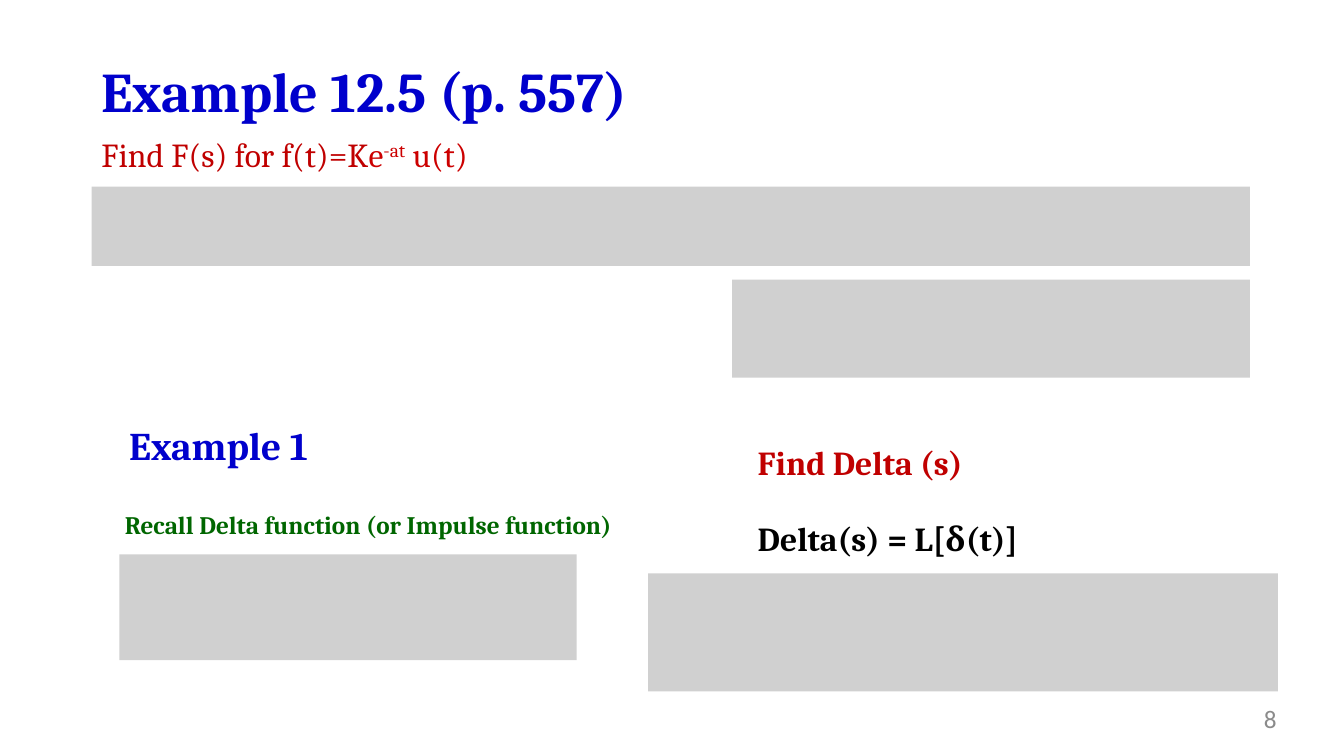
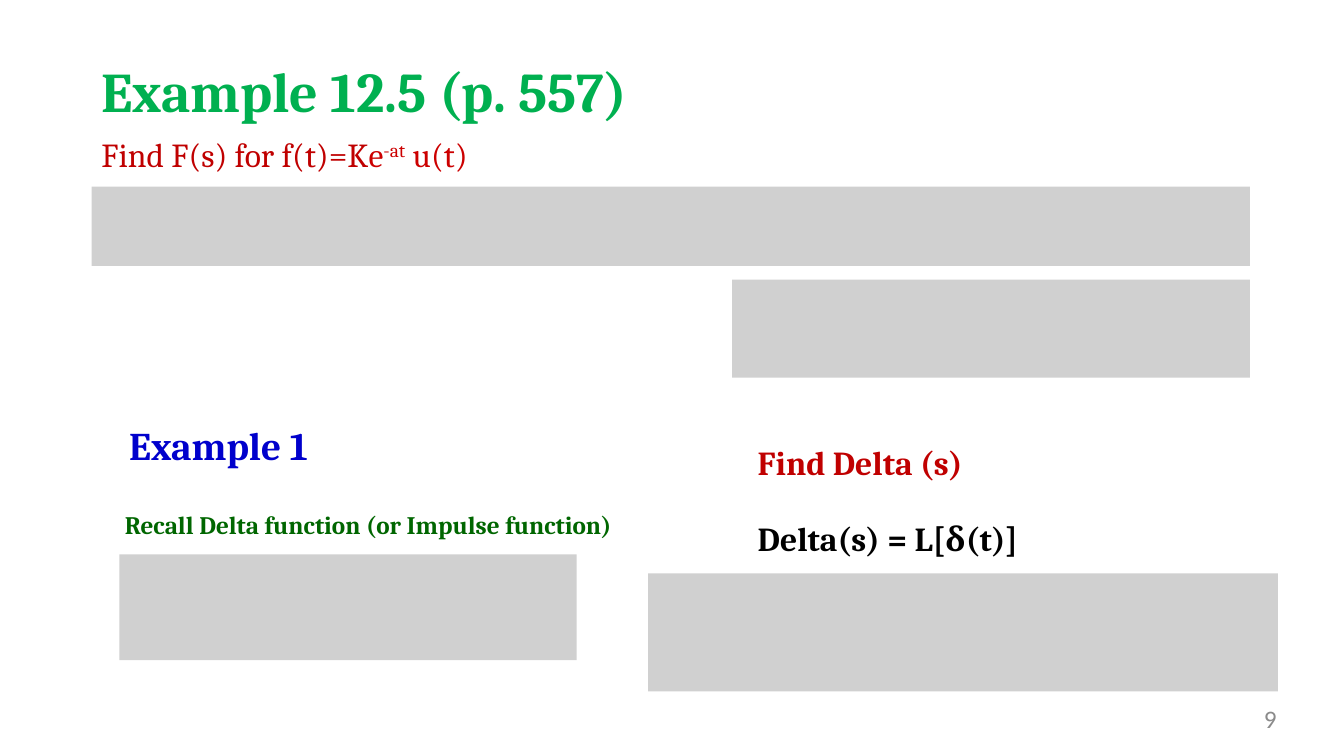
Before and after one commit to salmanrazzaq1993/AUM-WORK, a slide deck: slide 9 of PP WORK/Instructor Version/Week 2/Week 2 lecture 2 LT.pptx (slide 8 before the commit). Drawn at 1344x756 pixels with LibreOffice and Linux fonts; fonts in the diff are those of the drawing; grey boxes stand for pictures; background and template pictures are left out. Boxes give left, top, right and bottom in pixels: in the first picture for what was removed or moved away, otherwise in the second. Text is boxed around its words. In the diff, an @@ line names an element or a change of style, - is before the commit and + after.

```diff
--- a/PP WORK/Instructor Version/Week 2/Week 2 lecture 2 LT.pptx
+++ b/PP WORK/Instructor Version/Week 2/Week 2 lecture 2 LT.pptx
@@ text "Example 12.5 (p. 557)" at (x1=101, y1=71, x2=628, y2=124): text colour #0000CC to #00B050 @@
@@ page number at (x1=1264, y1=712, x2=1277, y2=728): text changed @@
-8
+9
```
Also in this commit, not shown: 9 other slides changed, 2 slides added.
